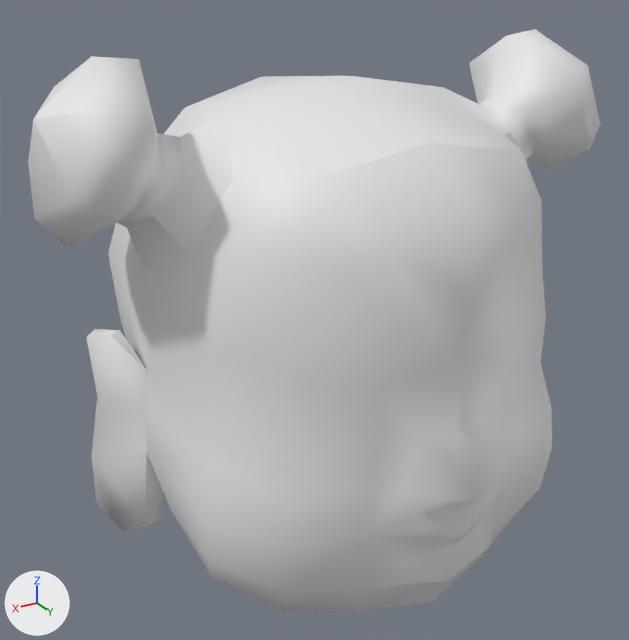
Renders of the glTF model assets/Converted Models/HairStyle/Human Male/Boy's head.glb from each side of a commit.
The view is the same before and after, from a camera (50 mm lens) standing at (0.302, 0.471, 0.307) and looking at (0.013, -0.01, 0.067). Lighting does not change. The marker at lower left points along +X, +Y and +Z. The older version comes first.

In view in the first picture: '������ͷ_2'.
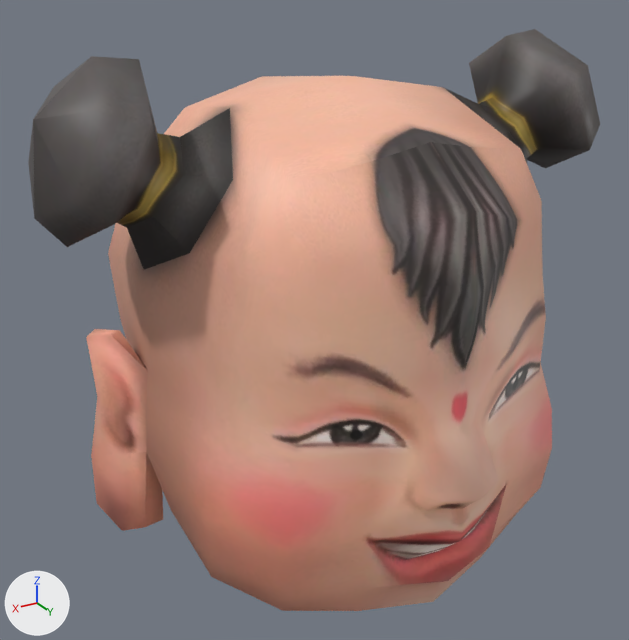
Where the change shows, as pixel boxes (x1, y1, x2, y2) in the pictures (629 x 640 px):
'������ͷ_2', recoloured (white to beige)
    both: (28, 29, 600, 611)

What changed in the scene script:
```text
Add img_tex_367266804898062040:
    img_tex_367266804898062040 = load_image('tex_367266804898062040', '_unpacked/tex_367266804898062040', 512, 512, 'sRGB')
Add mat_男娃娃头_2_mat:
    mat_男娃娃头_2_mat = principled_material('男娃娃头_2_mat')
    mat_男娃娃头_2_mat.texture = img_tex_367266804898062040
Change me_ͷ_2:
    where me_ͷ_2.from_pydata(...)  # 226 vertices, 448 faces; spans x -0.195..0.198, y -0.169..0.159, z -0.11..0.254
    add me_ͷ_2.materials.append(mat_男娃娃头_2_mat)  # picture img_tex_367266804898062040
```
